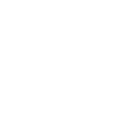
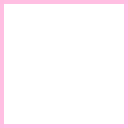
Layers edited between the first and the second w=128, h=128 image:
added layer "Pasted Layer" above "square_hover.psd" over [0, 0, 128, 128]
renamed "Layer 1" to "square_hover.psd", opacity 100% → 60% over [0, 0, 128, 128]
